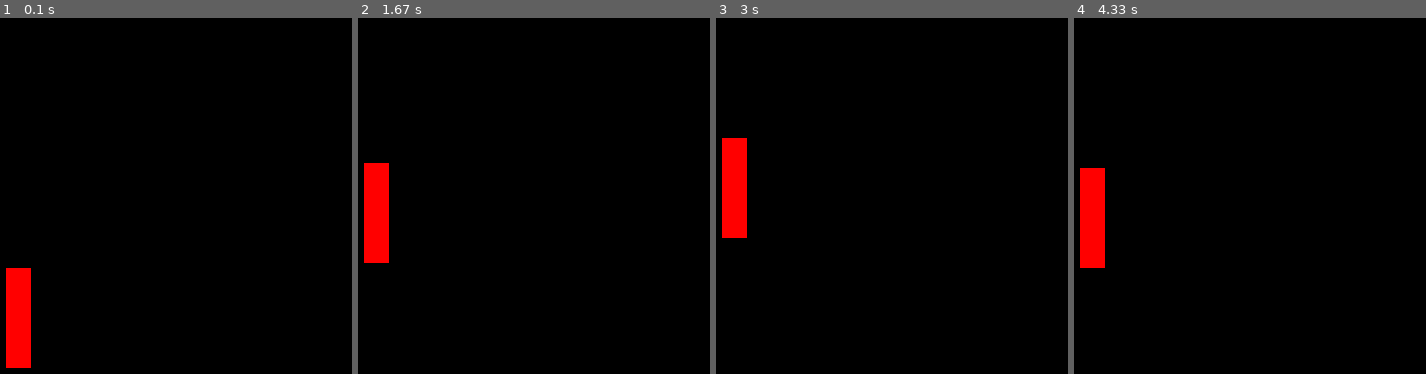
Above: before the commit, frames 1-4 (left to right).
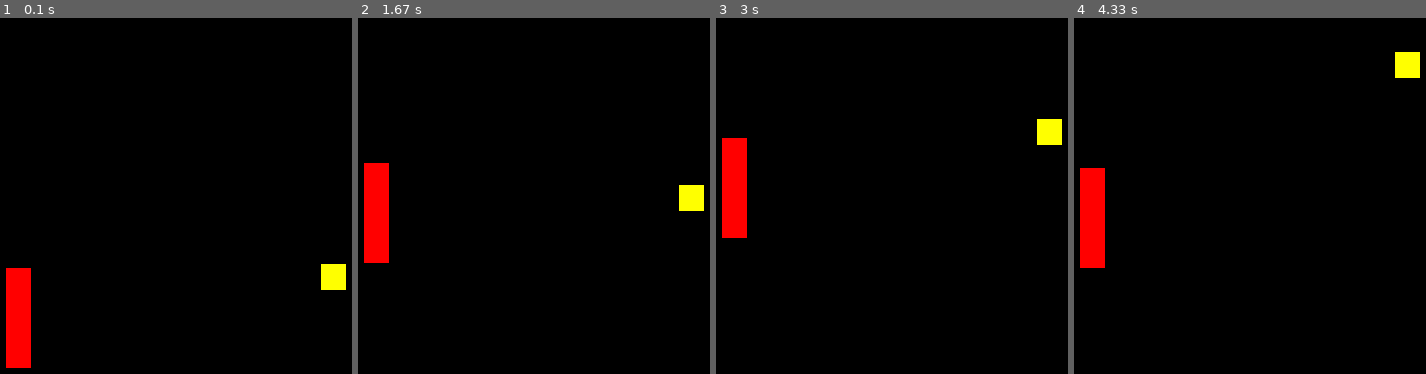
Above: after the commit, the same moments.

Repository: BordovskyiPavlo/Pygame-Pong
Game: pygame game, started from main.py
Two runs of this game, one before a commit and one after it. Both use one fixed random seed, a clock stepped at 60 frames per second and the inputs below.
Inputs:
- Up to frame 1 (0.1 s): no input
- Up to frame 2 (1.67 s): hold W 0.33-0.8 s; hold S 0.83-1.13 s; hold W 1.17-1.53 s; hold S from 1.57 s (still down)
- Up to frame 3 (3 s): release S at 1.93 s; hold W 1.97-2.27 s; hold S 2.3-2.6 s; hold W from 2.63 s (still down)
- Up to frame 4 (4.33 s): release W at 3 s; hold S 3.03-3.4 s; hold W 3.43-3.73 s; hold S 3.77-4.07 s; hold W from 4.1 s (still down)

The runs differ from the first frame. In frame 1, 0.5% of the frame differs, in the area x 91-99%, y 69-77%; in frame 2, 0.5%; in frame 3, 0.5%; in frame 4, 0.5%.

Commit message:
Add files via upload

Diff:
--- a/main.py
+++ b/main.py
@@ -7,6 +7,7 @@
 size = 5
 color1 = (255, 0, 0)
 color2 = (0, 255, 0)
+color3 = (255, 255, 0)
 clock = pygame.time.Clock()
 class ping_pong:
     def create_area(self,height, width):
@@ -21,21 +22,42 @@
         # bot start x = 740 bot start y = 250
         pygame.draw.rect(self.gamescreen, color2, (740, 250, 25, 100))
     def player_move(self,cord_x,cord_y):
-        self.gamescreen.blit(self.background, (0, 0))
+        #up wall 500 , down wall 0
         pygame.draw.rect(self.gamescreen, color1, (cord_x, cord_y, 25, 100))
         pygame.display.flip()
+    def create_ball(self,cord_x,cord_y):
+        pygame.draw.rect(self.gamescreen, color3, (cord_x, cord_y, 25, 25))
+    def ball_move(self,cord_x,cord_y):
+        pygame.draw.rect(self.gamescreen, color3, (cord_x, cord_y, 25, 25))
+        pygame.display.flip()
+        print(cord_x,cord_y)
+    def update_screen(self,player_cord_x,player_cord_y,ball_cord_x,ball_cord_y):
+        self.gamescreen.blit(self.background, (0, 0))
+        pygame.draw.rect(self.gamescreen, color1, (player_cord_x, player_cord_y, 25, 100))
+        pygame.draw.rect(self.gamescreen, color3, (ball_cord_x, ball_cord_y, 25, 25))
 if __name__ =='__main__':
     player_cord_x = 35
     bot_cord_x = 740
     player_cord_y = 250
     bot_cord_y = 250
+    ball_x = 350
+    ball_y = 250
+    ball = (ball_x,ball_y)
     K_w = pygame.K_w
     K_s = pygame.K_s
     p = ping_pong()
     p.create_area(800, 600)
     p.create_player(player_cord_x, player_cord_y)
     p.create_bot(bot_cord_x, bot_cord_y)
+    p.create_ball(350,250)
     p.player_move(35, 250)
+    x = int(random.randrange(-1, 2))
+    y = int(random.randrange(-1, 2))
+    balls_move = (x, y)
+    if balls_move == (0, 0):
+        x = int(random.randrange(-1, 2))
+        y = int(random.randrange(-1, 2))
+    balls_move = (x, y)
     while online:
         for event in pygame.event.get():
             if event.type == pygame.QUIT:
@@ -44,13 +66,37 @@
         pygame.display.flip()
         keys = pygame.key.get_pressed()
         if keys[K_w]:
-            move = (0, -5)
+            if player_cord_y <= 0:
+                move = (0,0)
+            elif player_cord_y > 0:
+                move = (0, -5)
             player_cord_y += move[1]
             player_racket = [(player_cord_x, player_cord_y)]
             p.player_move(player_cord_x, player_cord_y)
         elif keys[K_s]:
-            move = (0, 5)
+            if player_cord_y >= 500:
+                move = (0, 0)
+            elif player_cord_y < 500:
+                move = (0, 5)
             player_cord_y += move[1]
             player_racket = [(player_cord_x, player_cord_y)]
             p.player_move(player_cord_x, player_cord_y)
+        p.update_screen(player_cord_x, player_cord_y, ball_x,ball_y)
+        if ball_y >= 580:  # down wall
+            if balls_move == (0, 1):
+                balls_move = (0, -1)
+            if balls_move == (1, 1):
+                balls_move = (1, -1)
+            if balls_move == (-1, 1):
+                balls_move = (-1, -1)
+        if ball_y <= 0:  # up wall
+            if balls_move == (-1, -1):
+                balls_move = (-1, 1)
+            if balls_move == (0, -1):
+                balls_move = (0, 1)
+            if balls_move == (1, -1):
+                balls_move = (1, 1)
+        ball_x += balls_move[0]
+        ball_y += balls_move[1]
+        p.ball_move(ball_x,ball_y)
         pygame.display.update()
